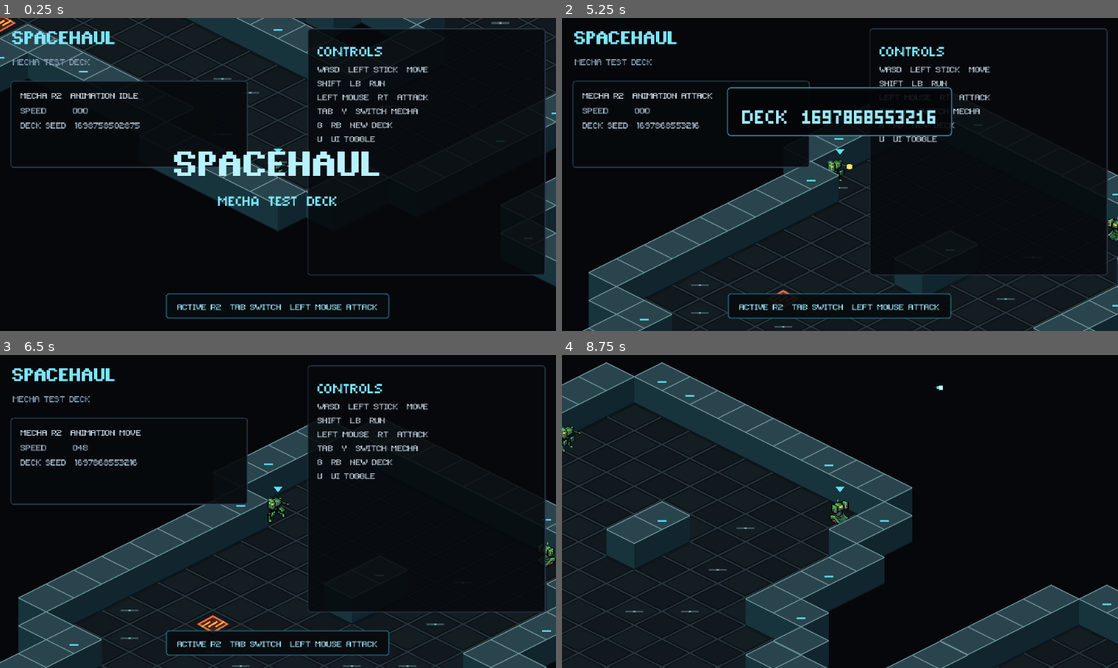
Above: before the commit, frames 1-4 (two rows, left to right).
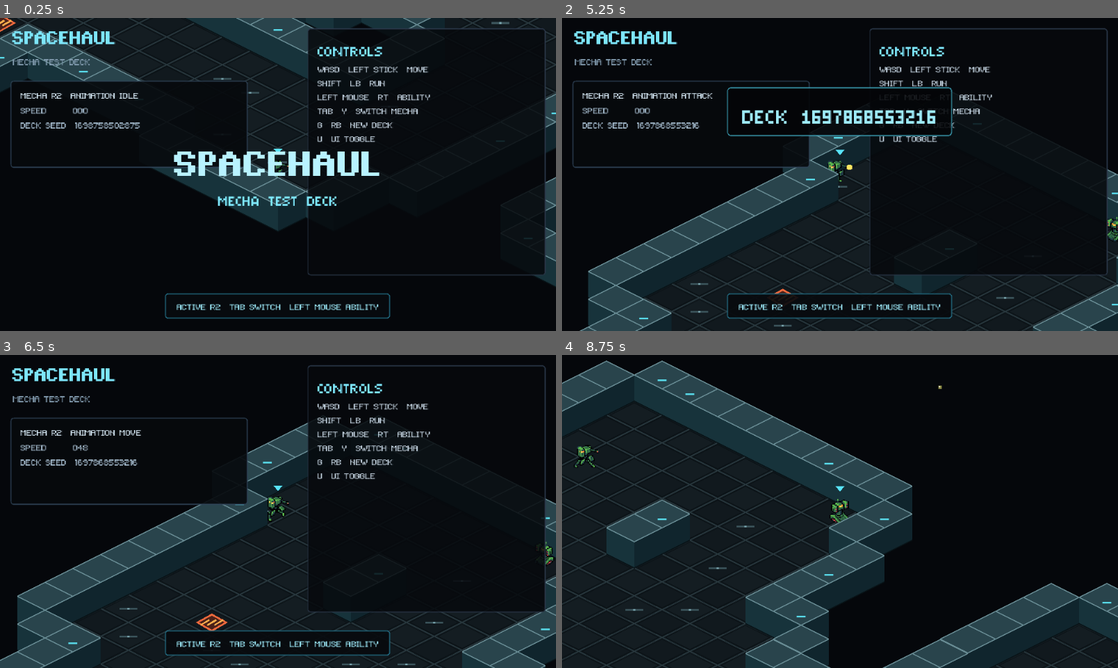
Above: after the commit, the same moments.

Repository: Tekknobot/spacehaul
Game: Godot game, scene res://Scenes/main.tscn
Two runs of this game, one before a commit and one after it. Both use one fixed random seed, a clock stepped at 60 frames per second and the inputs below.
Inputs (mouse positions are in pixels of both pictures, inside the frame that each line leads up to):
- Up to frame 1 (0.25 s): no input
- Up to frame 2 (5.25 s): tap Enter at 0.5 s; move the mouse to (962, 158) at 0.52 s; hold D (move_right) 0.53-1.28 s; right-click (962, 158) at 0.6 s; click (962, 158) at 0.67 s; move the mouse to (728, 190) at 1.27 s; hold S (move_down) 1.28-2.03 s; tap Space (dash) at 1.35 s; click (728, 190) at 1.42 s; move the mouse to (895, 105) at 2.02 s; hold D (move_right) 2.03-2.78 s; tap K (death_test) at 2.1 s; click (895, 105) at 2.17 s; move the mouse to (812, 237) at 2.77 s; hold W (move_up) 2.78-3.53 s; tap H (hurt_test) at 2.85 s; click (812, 237) at 2.92 s; move the mouse to (1006, 221) at 3.52 s; hold A (move_left) 3.53-5.03 s; tap E (interact) at 3.6 s; click (1006, 221) at 3.67 s; move the mouse to (673, 127) at 4.27 s; tap Q (pickup) at 4.35 s; click (673, 127) at 4.42 s; move the mouse to (867, 174) at 5.02 s; hold S (move_down) from 5.03 s (still down); tap G (regenerate_level) at 5.1 s; click (867, 174) at 5.17 s
- Up to frame 3 (6.5 s): move the mouse to (194, 433) at 5.77 s; release S (move_down) at 5.78 s; hold D (move_right) from 5.78 s (still down); tap Shift (run) at 5.85 s; click (194, 433) at 5.92 s
- Up to frame 4 (8.75 s): move the mouse to (962, 495) at 6.52 s; release D (move_right) at 6.53 s; hold W (move_up) 6.53-7.28 s; click (962, 495) at 6.6 s; move the mouse to (728, 527) at 7.27 s; hold D (move_right) 7.28-8.03 s; tap Tab (switch_mecha) at 7.35 s; click (728, 527) at 7.42 s; move the mouse to (895, 442) at 8.02 s; hold S (move_down) from 8.03 s (still down); tap U (toggle_ui) at 8.1 s; click (895, 442) at 8.17 s

The runs differ from the first frame. In frame 1, 0.5% of the frame differs, in the area x 29-78%, y 24-97%; in frame 2, 3.7%; in frame 3, 5.1%; in frame 4, 8.3%, in the area x 0-100%, y 1-100%.

Commit message:
Procedural pixel abilities.

Diff:
--- a/Scenes/main.tscn
+++ b/Scenes/main.tscn
@@ -162,7 +162,7 @@
 theme_override_colors/font_color = Color(0.78, 0.84, 0.89, 1)
 theme_override_fonts/font = ExtResource("4_mago1")
 theme_override_font_sizes/font_size = 16
-text = "WASD  LEFT STICK  MOVE\nSHIFT  LB  RUN\nLEFT MOUSE  RT  ATTACK\nTAB  Y  SWITCH MECHA\nG  RB  NEW DECK\nU  UI TOGGLE"
+text = "WASD  LEFT STICK  MOVE\nSHIFT  LB  RUN\nLEFT MOUSE  RT  ABILITY\nTAB  Y  SWITCH MECHA\nG  RB  NEW DECK\nU  UI TOGGLE"
 
 [node name="BottomCenter" type="CenterContainer" parent="HUD" unique_id=5209970]
 anchors_preset = 12
--- a/Scenes/mecha.tscn
+++ b/Scenes/mecha.tscn
@@ -3,7 +3,7 @@
 [ext_resource type="Script" uid="uid://bvc1ekm041vh0" path="res://Scripts/mecha_controller.gd" id="1_mecha"]
 
 [sub_resource type="RectangleShape2D" id="RectangleShape2D_mecha"]
-size = Vector2(18, 16)
+size = Vector2(18, 18)
 
 [node name="Mecha" type="CharacterBody2D" unique_id=1065863512]
 motion_mode = 1
@@ -12,7 +12,7 @@
 [node name="AnimatedSprite2D" type="AnimatedSprite2D" parent="." unique_id=1948000062]
 
 [node name="CollisionShape2D" type="CollisionShape2D" parent="." unique_id=1735693948]
-position = Vector2(0, -8)
+position = Vector2(0, -9)
 shape = SubResource("RectangleShape2D_mecha")
 
 [node name="ControlMarker" type="Node2D" parent="." unique_id=540291398]
--- /dev/null
+++ b/Scripts/ability_effect.gd
@@ -0,0 +1,271 @@
+extends Node2D
+class_name PixelAbilityEffect
+
+var mecha_id := "M1"
+var direction := Vector2.RIGHT
+var duration := 0.34
+var elapsed := 0.0
+var extent := 28.0
+var _seed := 0
+
+func setup(new_mecha_id: String, start_position: Vector2, travel_direction: Vector2) -> void:
+	mecha_id = new_mecha_id
+	global_position = start_position.round()
+	direction = travel_direction.normalized()
+	if direction.length_squared() <= 0.001:
+		direction = Vector2.RIGHT
+	_seed = int(Time.get_ticks_usec()) ^ int(round(start_position.x) * 17.0) ^ int(round(start_position.y) * 31.0)
+	_configure_from_mecha()
+	z_as_relative = false
+	z_index = clampi(int(round(global_position.y)) + 18, -4000, 4000)
+	var additive := CanvasItemMaterial.new()
+	additive.blend_mode = CanvasItemMaterial.BLEND_MODE_ADD
+	material = additive
+	queue_redraw()
+
+func _configure_from_mecha() -> void:
+	match mecha_id:
+		"M1":
+			duration = 0.22
+			extent = 32.0
+		"M2":
+			duration = 0.36
+			extent = 34.0
+		"M3":
+			duration = 0.26
+			extent = 26.0
+		"R1":
+			duration = 0.44
+			extent = 26.0
+		"R2":
+			duration = 0.24
+			extent = 42.0
+		"R3":
+			duration = 0.28
+			extent = 38.0
+		"R4":
+			duration = 0.44
+			extent = 22.0
+		"S1":
+			duration = 0.30
+			extent = 34.0
+		"S2":
+			duration = 0.48
+			extent = 22.0
+		"S3":
+			duration = 0.38
+			extent = 26.0
+		_:
+			duration = 0.28
+			extent = 24.0
+
+func _process(delta: float) -> void:
+	elapsed += delta
+	if elapsed >= duration:
+		queue_free()
+		return
+	queue_redraw()
+
+func _draw() -> void:
+	var progress := clampf(elapsed / maxf(duration, 0.001), 0.0, 1.0)
+	match mecha_id:
+		"M1":
+			_draw_arc_cut(progress)
+		"M2":
+			_draw_grapple_tentacle(progress)
+		"M3":
+			_draw_weld_sparks(progress)
+		"R1":
+			_draw_relay_pulse(progress)
+		"R2":
+			_draw_trigger_bolt(progress)
+		"R3":
+			_draw_splitter(progress)
+		"R4":
+			_draw_inverter_ring(progress)
+		"S1":
+			_draw_force_ram(progress)
+		"S2":
+			_draw_gravity_well(progress)
+		"S3":
+			_draw_phase_shift(progress)
+		_:
+			_draw_trigger_bolt(progress)
+
+func _dir_normal() -> Vector2:
+	return Vector2(-direction.y, direction.x)
+
+func _fract(value: float) -> float:
+	return value - floor(value)
+
+func _rand01(index: int) -> float:
+	var n := sin(float(_seed + index * 71) * 12.9898) * 43758.5453
+	return absf(_fract(n))
+
+func _draw_glow_block(center: Vector2, size: Vector2, core: Color, glow: Color) -> void:
+	var pixel_size := Vector2.ONE
+	var base := (center - pixel_size * 0.5).round()
+	draw_rect(Rect2(base, pixel_size), Color(glow.r, glow.g, glow.b, glow.a * 0.32), true)
+	draw_rect(Rect2(base, pixel_size), core, true)
+
+func _draw_pixel_path(points: Array[Vector2], block_size: Vector2, core: Color, glow: Color) -> void:
+	if points.size() < 2:
+		return
+	for segment_index in range(points.size() - 1):
+		var a: Vector2 = points[segment_index]
+		var b: Vector2 = points[segment_index + 1]
+		var delta := b - a
+		var steps := maxi(1, int(ceil(delta.length() / maxf(1.0, minf(block_size.x, block_size.y)))))
+		for step in range(steps + 1):
+			var t := float(step) / float(steps)
+			_draw_glow_block(a.lerp(b, t), block_size, core, glow)
+
+func _draw_diamond_ring(center: Vector2, radius: float, block_size: Vector2, core: Color, glow: Color) -> void:
+	var points: Array[Vector2] = [
+		center + Vector2(0.0, -radius),
+		center + Vector2(radius, 0.0),
+		center + Vector2(0.0, radius),
+		center + Vector2(-radius, 0.0),
+		center + Vector2(0.0, -radius)
+	]
+	_draw_pixel_path(points, block_size, core, glow)
+
+func _draw_arc_cut(progress: float) -> void:
+	var normal := _dir_normal()
+	var core := Color(2.7, 1.48, 0.55, 1.0)
+	var glow := Color(2.3, 0.95, 0.28, 1.0)
+	var points: Array[Vector2] = []
+	for i in range(6):
+		var t := float(i) / 5.0
+		var dist := lerpf(4.0, extent, t)
+		var spread := sin(t * PI) * 8.0 * (1.0 - progress * 0.5)
+		points.append(direction * dist + normal * spread)
+	_draw_pixel_path(points, Vector2.ONE, core, glow)
+	for spark in range(8):
+		var spark_t := _rand01(spark)
+		var spark_pos := direction * lerpf(8.0, extent + 6.0, spark_t) + normal * lerpf(-10.0, 10.0, _rand01(50 + spark)) * (1.0 - progress)
+		var spark_size := Vector2.ONE
+		_draw_glow_block(spark_pos, spark_size, Color(2.8, 2.0, 1.0, 0.95), glow)
+
+func _draw_grapple_tentacle(progress: float) -> void:
+	var normal := _dir_normal()
+	var core := Color(1.18, 2.8, 2.95, 1.0)
+	var glow := Color(0.28, 1.5, 1.85, 1.0)
+	var anchor := direction * extent
+	var points: Array[Vector2] = [Vector2.ZERO]
+	for i in range(1, 9):
+		var t := float(i) / 8.0
+		var sway := sin(t * TAU * 1.2 + progress * 12.0) * 6.0 * (1.0 - t)
+		points.append(direction * lerpf(0.0, extent, t) + normal * sway)
+	_draw_pixel_path(points, Vector2.ONE, core, glow)
+	_draw_glow_block(anchor + normal * 4.0, Vector2.ONE, Color(1.5, 3.0, 3.0, 1.0), glow)
+	_draw_glow_block(anchor - normal * 4.0, Vector2.ONE, Color(1.5, 3.0, 3.0, 1.0), glow)
+	_draw_glow_block(anchor + direction * 3.0, Vector2.ONE, Color(2.3, 3.1, 3.2, 1.0), glow)
+
+func _draw_weld_sparks(progress: float) -> void:
+	var normal := _dir_normal()
+	var core := Color(3.0, 2.1, 0.95, 1.0)
+	var glow := Color(2.6, 1.18, 0.35, 1.0)
+	var origin := direction * 8.0
+	_draw_glow_block(origin, Vector2.ONE, Color(3.2, 2.4, 1.25, 1.0), glow)
+	for spark in range(12):
+		var spread := lerpf(-0.7, 0.7, _rand01(spark))
+		var spark_dir := direction.rotated(spread)
+		var dist := lerpf(6.0, extent, progress) * lerpf(0.55, 1.0, _rand01(80 + spark))
+		var pos := origin + spark_dir * dist + normal * lerpf(-3.0, 3.0, _rand01(140 + spark))
+		_draw_glow_block(pos, Vector2.ONE, core, glow)
+
+func _draw_relay_pulse(progress: float) -> void:
+	var core := Color(1.3, 2.9, 3.2, 1.0)
+	var glow := Color(0.25, 1.2, 1.75, 1.0)
+	_draw_diamond_ring(Vector2.ZERO, 7.0 + progress * 6.0, Vector2.ONE, core, glow)
+	_draw_diamond_ring(Vector2.ZERO, 13.0 + progress * 5.0, Vector2.ONE, Color(0.9, 1.9, 2.6, 0.9), glow)
+	for i in range(4):
+		var pos := direction * (10.0 + float(i) * 6.0) + _dir_normal() * sin(progress * 8.0 + float(i)) * 1.4
+		_draw_glow_block(pos, Vector2.ONE, core, glow)
+
+func _draw_trigger_bolt(progress: float) -> void:
+	var core := Color(1.65, 3.0, 3.25, 1.0)
+	var glow := Color(0.32, 1.45, 1.9, 1.0)
+	var end_point := direction * extent
+	var segments := 8
+	for i in range(segments):
+		if i % 2 == 1:
+			continue
+		var t0 := float(i) / float(segments)
+		var t1 := float(i + 1) / float(segments)
+		var a := direction * lerpf(4.0, extent, t0)
+		var b := direction * lerpf(4.0, extent, t1)
+		_draw_pixel_path([a, b], Vector2.ONE, core, glow)
+	var normal := _dir_normal()
+	_draw_pixel_path([end_point + normal * 5.0, end_point - normal * 5.0], Vector2.ONE, core, glow)
+	_draw_pixel_path([end_point - direction * 5.0, end_point + direction * 5.0], Vector2.ONE, core, glow)
+	_draw_glow_block(end_point, Vector2.ONE, Color(2.3, 3.2, 3.4, 1.0), glow)
+
+func _draw_splitter(progress: float) -> void:
+	var core := Color(1.35, 2.9, 3.3, 1.0)
+	var glow := Color(0.38, 1.42, 2.0, 1.0)
+	var normal := _dir_normal()
+	var split_point := direction * 12.0
+	_draw_pixel_path([Vector2.ZERO, split_point], Vector2.ONE, core, glow)
+	var branch_a := split_point + direction * (extent * 0.65) + normal * 10.0
+	var branch_b := split_point + direction * (extent * 0.65) - normal * 10.0
+	_draw_pixel_path([split_point, branch_a], Vector2.ONE, core, glow)
+	_draw_pixel_path([split_point, branch_b], Vector2.ONE, core, glow)
+	_draw_glow_block(branch_a, Vector2.ONE, Color(2.0, 3.0, 3.35, 1.0), glow)
+	_draw_glow_block(branch_b, Vector2.ONE, Color(2.0, 3.0, 3.35, 1.0), glow)
+	_draw_glow_block(split_point + normal * sin(progress * 12.0) * 2.0, Vector2.ONE, Color(2.1, 3.1, 3.4, 1.0), glow)
+
+func _draw_inverter_ring(progress: float) -> void:
+	var core := Color(2.5, 1.25, 3.2, 1.0)
+	var glow := Color(1.25, 0.35, 2.4, 1.0)
+	var radius := 12.0 + sin(progress * PI) * 4.0
+	_draw_diamond_ring(Vector2.ZERO, radius, Vector2.ONE, core, glow)
+	var orbit := [0.0, PI * 0.5, PI, PI * 1.5]
+	for index in range(orbit.size()):
+		var angle = orbit[index] + progress * TAU * 0.75
+		var pos := Vector2(cos(angle), sin(angle)) * radius
+		_draw_glow_block(pos, Vector2.ONE, Color(2.8, 1.8, 3.4, 1.0), glow)
+	var n := _dir_normal()
+	_draw_pixel_path([direction * 5.0 + n * 5.0, direction * 10.0 + n * 5.0, direction * 8.0 + n * 3.0], Vector2.ONE, core, glow)
+	_draw_pixel_path([-direction * 5.0 - n * 5.0, -direction * 10.0 - n * 5.0, -direction * 8.0 - n * 3.0], Vector2.ONE, core, glow)
+
+func _draw_force_ram(progress: float) -> void:
+	var core := Color(2.6, 2.65, 1.1, 1.0)
+	var glow := Color(1.5, 1.4, 0.4, 1.0)
+	var normal := _dir_normal()
+	for band in range(3):
+		var dist := 8.0 + float(band) * 7.0 + progress * 6.0
+		var width := 14.0 - float(band) * 3.0
+		for slice in range(5):
+			var t := (float(slice) / 4.0) - 0.5
+			var pos := direction * dist + normal * width * t
+			_draw_glow_block(pos, Vector2.ONE, core, glow)
+
+func _draw_gravity_well(progress: float) -> void:
+	var core := Color(1.2, 2.3, 3.2, 1.0)
+	var glow := Color(0.35, 0.95, 2.1, 1.0)
+	var center := direction * (12.0 + progress * 3.0)
+	_draw_diamond_ring(center, 14.0 - progress * 8.0, Vector2.ONE, core, glow)
+	_draw_diamond_ring(center, 8.0 + sin(progress * PI) * 3.0, Vector2.ONE, Color(2.0, 2.9, 3.4, 0.95), glow)
+	_draw_glow_block(center, Vector2.ONE, Color(2.4, 3.0, 3.6, 1.0), glow)
+	for i in range(4):
+		var offset_angle := progress * TAU + float(i) * PI * 0.5
+		var orbit_pos := center + Vector2(cos(offset_angle), sin(offset_angle)) * (10.0 - progress * 5.0)
+		_draw_glow_block(orbit_pos, Vector2.ONE, core, glow)
+
+func _draw_phase_shift(progress: float) -> void:
+	var core := Color(1.9, 2.5, 3.25, 1.0)
+	var glow := Color(0.75, 1.15, 2.25, 1.0)
+	var normal := _dir_normal()
+	for i in range(6):
+		var trail_t := float(i) / 5.0
+		var pos := -direction * trail_t * extent * 0.65 + normal * sin(progress * 10.0 + float(i)) * 2.0
+		var alpha := (1.0 - trail_t) * (1.0 - progress * 0.5)
+		_draw_glow_block(pos, Vector2.ONE, Color(core.r, core.g, core.b, alpha), Color(glow.r, glow.g, glow.b, alpha))
+	for x in range(-3, 4):
+		for y in range(-2, 3):
+			if (x + y) % 2 == 0:
+				continue
+			var pos := Vector2(float(x) * 4.0, float(y) * 4.0) + direction * 4.0
+			_draw_glow_block(pos, Vector2.ONE, Color(2.4, 3.1, 3.5, 0.75), glow)
--- a/Scripts/mecha_controller.gd
+++ b/Scripts/mecha_controller.gd
@@ -3,6 +3,7 @@
 
 const InputSetupScript = preload("res://Scripts/input_setup.gd")
 const ProjectileScript = preload("res://Scripts/projectile.gd")
+const AbilityEffectScript = preload("res://Scripts/ability_effect.gd")
 
 const GAMEPAD_AIM_DEADZONE := 0.28
 const PROJECTILE_SPAWN_OFFSET := 10.0
@@ -176,15 +177,28 @@
 func _start_attack(direction: Vector2, launch_projectile: bool) -> void:
 	if attacking:
 		return
+
 	if direction.length_squared() <= 0.001:
 		direction = last_move_direction
+
 	if direction.length_squared() <= 0.001:
 		direction = Vector2.RIGHT
+
 	_attack_direction = direction.normalized()
+
+	# The direction of the ability now becomes the persistent facing direction.
+	last_move_direction = _attack_direction
+
 	_update_facing(_attack_direction)
+
 	attacking = true
 	_attack_projectile_pending = launch_projectile
-	_attack_fire_frame = maxi(0, int(animated_sprite.sprite_frames.get_frame_count("attack") / 2) - 1)
+
+	_attack_fire_frame = maxi(
+		0,
+		int(animated_sprite.sprite_frames.get_frame_count("attack") / 2) - 1
+	)
+
 	animated_sprite.play("attack")
 
 func _on_frame_changed() -> void:
@@ -194,13 +208,17 @@
 		return
 	if animated_sprite.frame >= _attack_fire_frame:
 		_attack_projectile_pending = false
+		_spawn_ability_effect(_attack_direction)
 		_fire_projectile(_attack_direction)
 
 func _on_animation_finished() -> void:
 	if animated_sprite.animation == &"attack":
 		attacking = false
 		_attack_projectile_pending = false
+
 		if is_player_controlled:
+			# Keep facing the direction the ability was fired.
+			_update_facing(_attack_direction)
 			animated_sprite.play("idle")
 		else:
 			_set_ai_idle()
@@ -212,7 +230,16 @@
 		root = get_parent()
 	root.add_child(projectile)
 	var muzzle_origin := global_position + Vector2(0.0, -18.0) + direction * PROJECTILE_SPAWN_OFFSET
-	projectile.setup(muzzle_origin, direction, get_rid())
+	projectile.setup(muzzle_origin, direction, get_rid(), mecha_id)
+
+func _spawn_ability_effect(direction: Vector2) -> void:
+	var root := get_tree().current_scene
+	if root == null:
+		root = get_parent()
+	var effect := AbilityEffectScript.new() as PixelAbilityEffect
+	var origin := global_position + Vector2(0.0, -18.0) + direction.normalized() * 8.0
+	effect.setup(mecha_id, origin, direction)
+	root.add_child(effect)
 
 func _get_attack_direction() -> Vector2:
 	var joy_id := _first_connected_joypad()
--- a/Scripts/projectile.gd
+++ b/Scripts/projectile.gd
@@ -5,17 +5,88 @@
 @export var max_distance := 520.0
 @export var collision_mask := 1
 
+const CORE_SIZE := Vector2(1.0, 1.0)
+const BLOOM_SIZE := Vector2(4.0, 4.0)
+
 var direction := Vector2.RIGHT
 var traveled_distance := 0.0
 var shooter_rid: RID
 
-func setup(start_position: Vector2, travel_direction: Vector2, source_rid: RID) -> void:
-	global_position = start_position
+var primary_color := Color("54d8eb")
+var secondary_color := Color("bdf8ff")
+var glow_color := Color("2b7786")
+
+
+func setup(
+	start_position: Vector2,
+	travel_direction: Vector2,
+	source_rid: RID,
+	source_mecha_id: String = ""
+) -> void:
+	global_position = start_position.round()
 	direction = travel_direction.normalized()
 	shooter_rid = source_rid
+
+	_configure_style(source_mecha_id)
+
+	# Additive rendering is active for the projectile's entire lifetime.
+	var additive := CanvasItemMaterial.new()
+	additive.blend_mode = CanvasItemMaterial.BLEND_MODE_ADD
+	material = additive
+
 	z_as_relative = false
-	z_index = clampi(int(round(global_position.y + 8.0)), -3000, 3000)
+	z_index = clampi(
+		int(round(global_position.y + 8.0)),
+		-3000,
+		3000
+	)
+
 	queue_redraw()
+
+
+func _configure_style(source_mecha_id: String) -> void:
+	match source_mecha_id:
+
+		"M1":
+			primary_color = Color(2.7, 1.45, 0.5, 1.0)
+			secondary_color = Color(3.0, 2.2, 1.0, 1.0)
+			glow_color = Color(1.2, 0.48, 0.12, 1.0)
+
+		"M2":
+			primary_color = Color(1.2, 2.7, 2.85, 1.0)
+			secondary_color = Color(2.1, 3.1, 3.2, 1.0)
+			glow_color = Color(0.2, 0.92, 1.25, 1.0)
+
+		"M3":
+			primary_color = Color(2.9, 1.85, 0.8, 1.0)
+			secondary_color = Color(3.2, 2.35, 1.15, 1.0)
+			glow_color = Color(1.15, 0.55, 0.18, 1.0)
+
+		"R4":
+			primary_color = Color(2.35, 1.15, 3.0, 1.0)
+			secondary_color = Color(2.95, 1.85, 3.35, 1.0)
+			glow_color = Color(0.95, 0.2, 1.65, 1.0)
+
+		"S1":
+			primary_color = Color(2.6, 2.4, 0.85, 1.0)
+			secondary_color = Color(3.0, 2.85, 1.25, 1.0)
+			glow_color = Color(1.25, 0.95, 0.22, 1.0)
+
+		"S2":
+			primary_color = Color(1.1, 2.25, 3.15, 1.0)
+			secondary_color = Color(2.1, 3.0, 3.4, 1.0)
+			glow_color = Color(0.18, 0.65, 1.4, 1.0)
+
+		"S3":
+			primary_color = Color(1.85, 2.45, 3.1, 1.0)
+			secondary_color = Color(2.55, 3.0, 3.45, 1.0)
+			glow_color = Color(0.45, 0.82, 1.75, 1.0)
+
+		_:
+			primary_color = Color("54d8eb")
+			secondary_color = Color("bdf8ff")
+			glow_color = Color("2b7786")
+
 
 func _physics_process(delta: float) -> void:
 	if direction.length_squared() <= 0.001:
@@ -26,30 +97,85 @@
 	var travel := direction * speed * delta
 	var next_position := old_position + travel
 
-	var query := PhysicsRayQueryParameters2D.create(old_position, next_position, collision_mask)
+	var query := PhysicsRayQueryParameters2D.create(
+		old_position,
+		next_position,
+		collision_mask
+	)
+
 	if shooter_rid.is_valid():
 		query.exclude = [shooter_rid]
+
 	query.collide_with_areas = true
 	query.collide_with_bodies = true
 
 	var hit := get_world_2d().direct_space_state.intersect_ray(query)
+
 	if not hit.is_empty():
-		global_position = hit["position"] as Vector2
+		global_position = (hit["position"] as Vector2).round()
+
 		var collider := hit.get("collider") as Object
+
 		if collider != null and collider.has_method("take_projectile_hit"):
-			collider.call("take_projectile_hit", direction)
+			collider.call(
+				"take_projectile_hit",
+				direction
+			)
+
 		queue_free()
 		return
 
 	global_position = next_position
+
 	traveled_distance += travel.length()
-	z_index = clampi(int(round(global_position.y + 8.0)), -3000, 3000)
+
+	z_index = clampi(
+		int(round(global_position.y + 8.0)),
+		-3000,
+		3000
+	)
 
 	if traveled_distance >= max_distance:
 		queue_free()
 
+
 func _draw() -> void:
-	# A compact generated projectile made only from hard edged pixel blocks.
-	draw_rect(Rect2(Vector2(-4.0, -1.0), Vector2(7.0, 3.0)), Color("54d8eb"), true)
-	draw_rect(Rect2(Vector2(-1.0, -2.0), Vector2(4.0, 5.0)), Color("bdf8ff"), true)
-	draw_rect(Rect2(Vector2(-6.0, 0.0), Vector2(2.0, 1.0)), Color("2b7786"), true)
+	# 2 x 2 additive bloom.
+	draw_rect(
+		Rect2(
+			Vector2(-1.0, -1.0),
+			BLOOM_SIZE
+		),
+		Color(
+			glow_color.r,
+			glow_color.g,
+			glow_color.b,
+			0.35
+		),
+		true
+	)
+
+	# Slightly stronger inner glow.
+	draw_rect(
+		Rect2(
+			Vector2(-1.0, -1.0),
+			BLOOM_SIZE
+		),
+		Color(
+			primary_color.r,
+			primary_color.g,
+			primary_color.b,
+			0.18
+		),
+		true
+	)
+
+	# Crisp 1 x 1 projectile pixel.
+	draw_rect(
+		Rect2(
+			Vector2.ZERO,
+			CORE_SIZE
+		),
+		secondary_color,
+		true
+	)
--- a/Scripts/test_world.gd
+++ b/Scripts/test_world.gd
@@ -39,7 +39,7 @@
 	var animation_name := mecha_manager.get_active_animation_name().to_upper()
 	animation_label.text = "MECHA %s  ANIMATION %s" % [mecha_name, animation_name]
 	speed_label.text = "SPEED      %03d" % int(round(mecha_manager.get_active_speed()))
-	status_label.text = "ACTIVE %s  TAB SWITCH  LEFT MOUSE ATTACK" % mecha_name
+	status_label.text = "ACTIVE %s  TAB SWITCH  LEFT MOUSE ABILITY" % mecha_name
 
 func _on_active_mecha_changed(_mecha: MechaController) -> void:
 	_update_active_mecha_labels()
Not shown, added: Scripts/ability_effect.gd.uid
Not shown, changed: .DS_Store
Not shown, changed: Sprites/.DS_Store
Not shown, changed: Sprites/Mechas/.DS_Store
